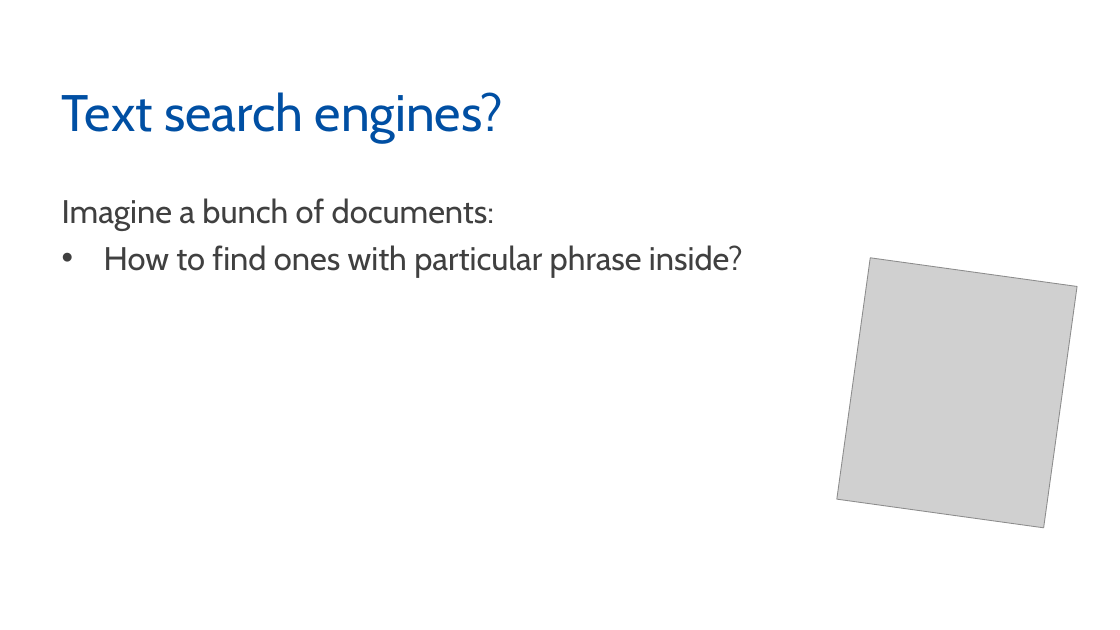
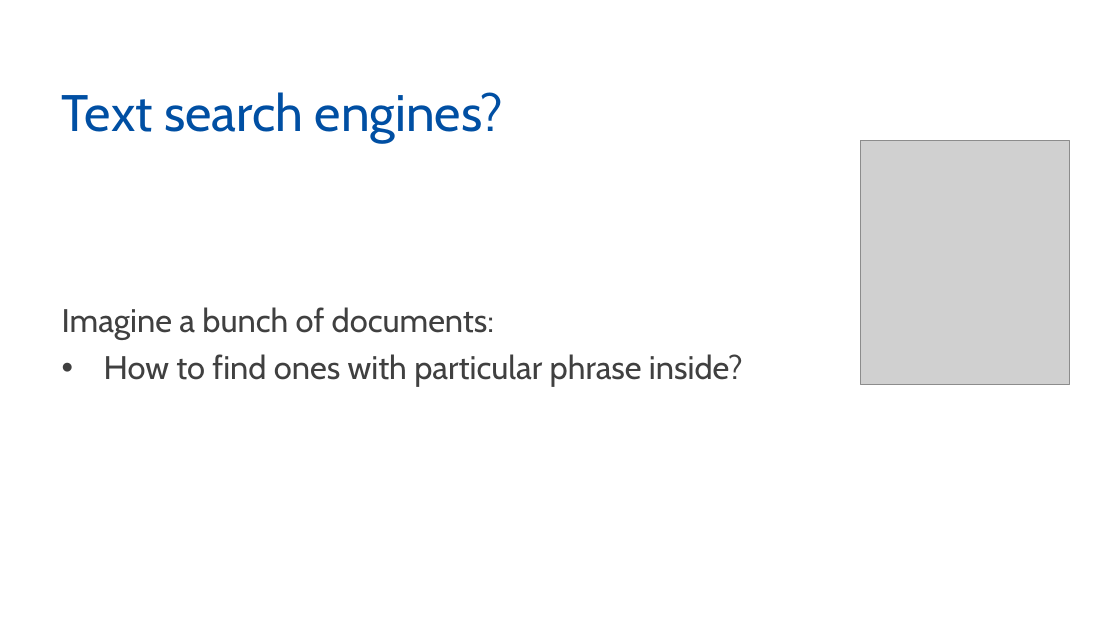
Before and after one commit to dotjabber/spinaker-elasticsearch, a slide deck: slide 2 of spinaker-elasticsearch.pptx. Drawn at 1120x630 pixels with LibreOffice and Linux fonts; fonts in the diff are those of the drawing; grey boxes stand for pictures; background and template pictures are left out. Boxes give left, top, right and bottom in pixels: in the first picture for what was removed or moved away, otherwise in the second. Text is boxed around its words. In the diff, an @@ line names an element or a change of style, - is before the commit and + after.

```diff
--- a/spinaker-elasticsearch.pptx
+++ b/spinaker-elasticsearch.pptx
@@ picture at (861, 140, 1070, 384): rotation 7 to 0 degrees @@
@@ text "Imagine a bunch of documents:": place and size @@
-text "Imagine a bunch of documents:" at (62, 198, 743, 277)
+text "Imagine a bunch of documents:" at (62, 307, 743, 387)
```
Also in this commit, not shown: 5 other slides changed, 1 slide added.
